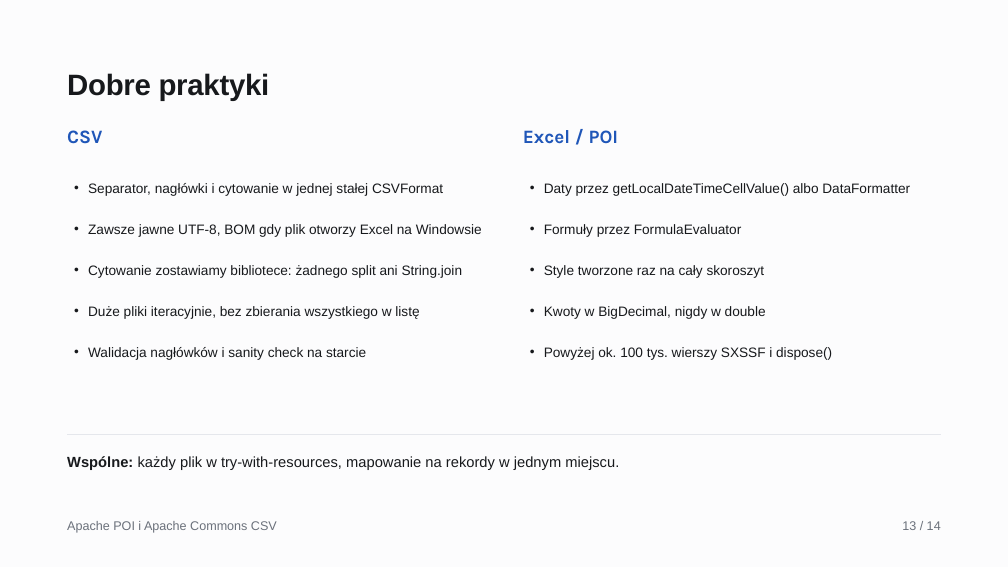
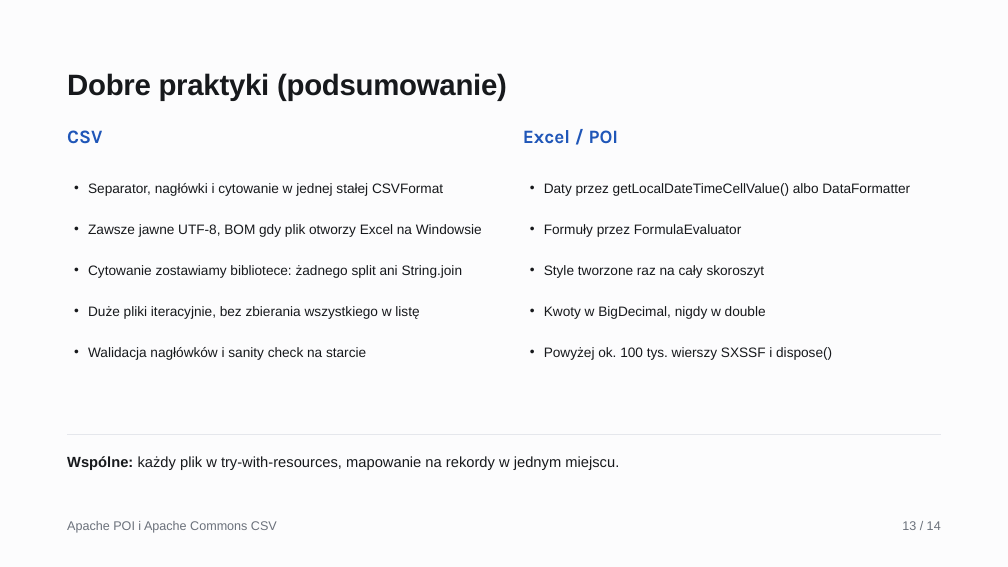
Before and after one commit to AGH-ISI-projects/Java-referat---Apache-POI-etc, a slide deck: slide 13 of koncowy/Apache_POI_i_Apache_Commons_CSV_referat_Krzystek_Kontek.pptx. Drawn at 1008x567 pixels with LibreOffice and Linux fonts; fonts in the diff are those of the drawing. Boxes give left, top, right and bottom in pixels: in the first picture for what was removed or moved away, otherwise in the second. Text is boxed around its words. In the diff, an @@ line names an element or a change of style, - is before the commit and + after.

```diff
--- a/koncowy/Apache_POI_i_Apache_Commons_CSV_referat_Krzystek_Kontek.pptx
+++ b/koncowy/Apache_POI_i_Apache_Commons_CSV_referat_Krzystek_Kontek.pptx
@@ title at (67,73,507,101): text changed @@
-Dobre praktyki
+Dobre praktyki (podsumowanie)
```
Also in this commit, not shown: 1 other slide changed, 2 other files.
